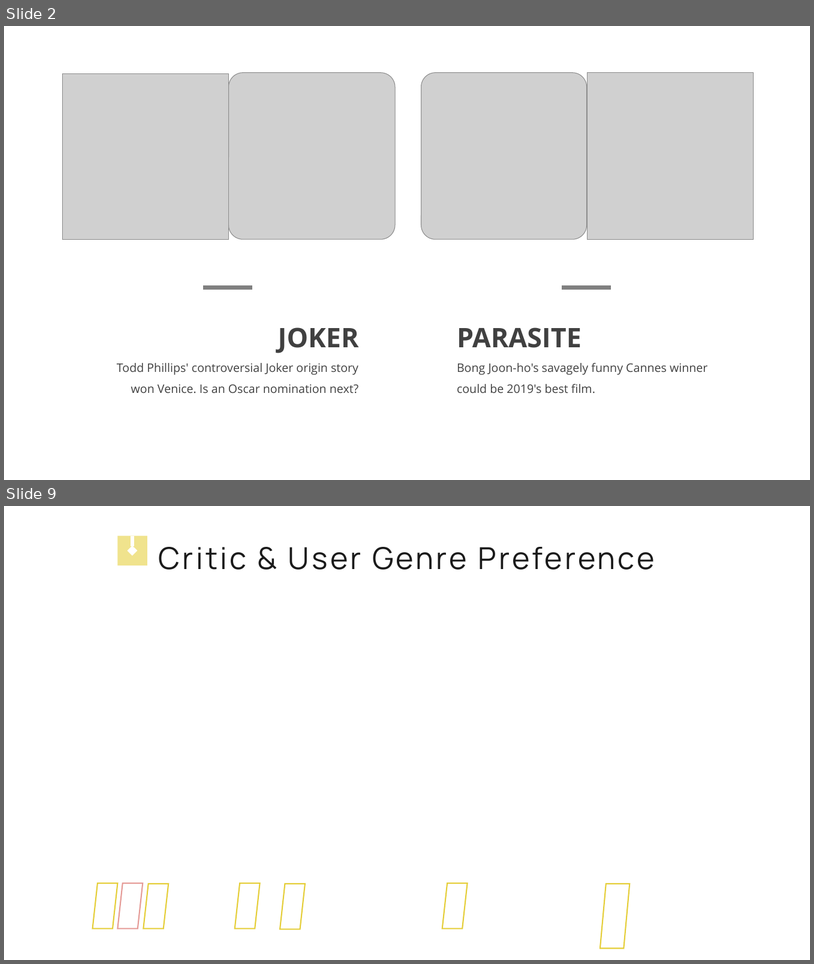
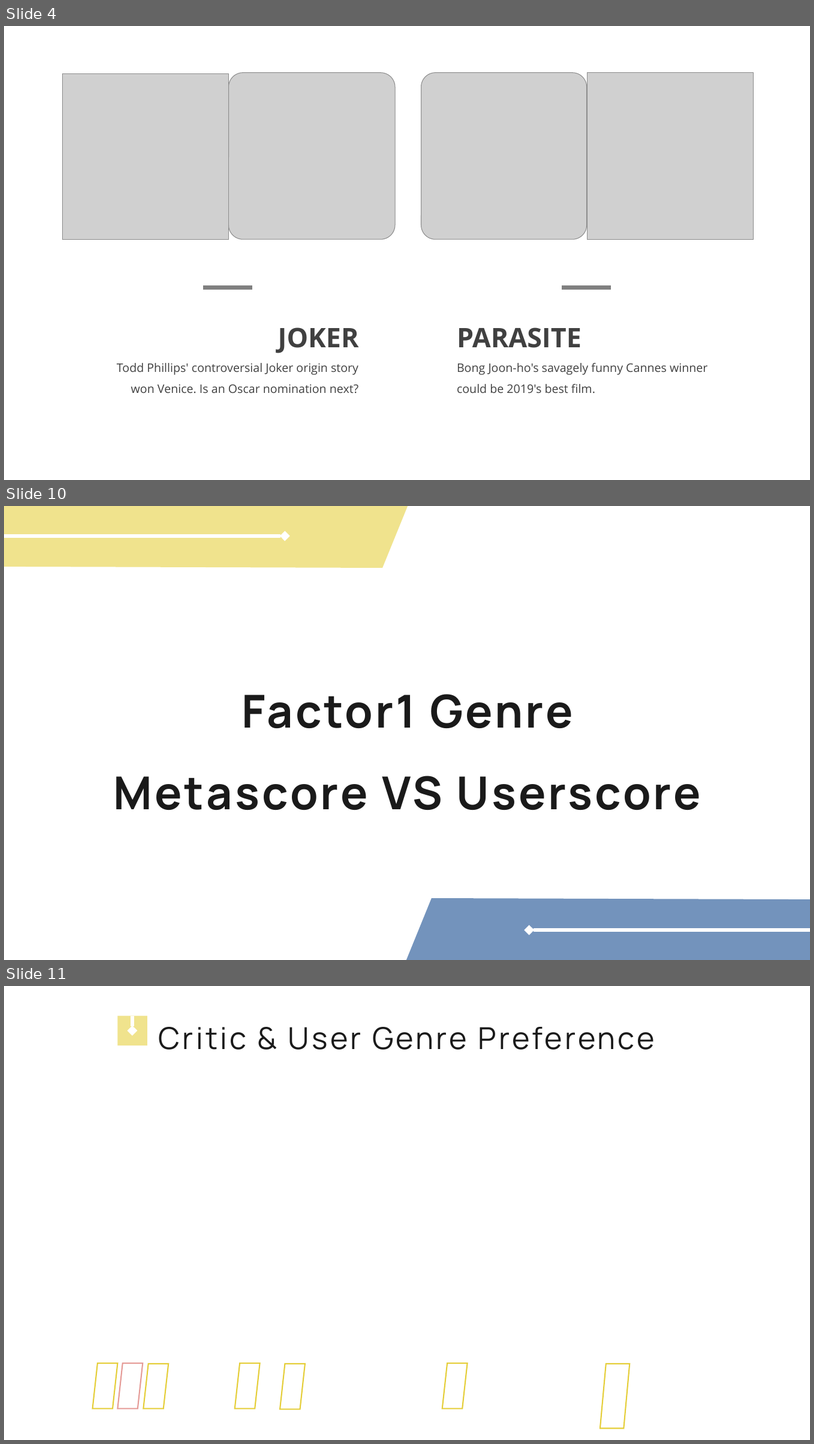
Before and after one commit to miazhx/metacritic, a slide deck: Presentation - Mia.pptx. Shown one above the other, each under a label of ours: slides 2 and 9 before the commit, slides 4, 10 and 11 after it; the slides between them are not shown. The pictures are 814x964 and 814x1444 pixels, drawn with LibreOffice and Linux fonts; fonts in the diff are those of the drawing; grey boxes stand for pictures; background and template pictures are left out. Boxes give left, top, right and bottom in pixels: in the first picture for what was removed or moved away, otherwise in the second. Text is boxed around its words. In the diff, an @@ line names an element or a change of style, - is before the commit and + after.

```diff
--- a/Presentation - Mia.pptx
+++ b/Presentation - Mia.pptx
@@ slide 10 added at (4, 506, 810, 960), background #FFFFFF @@
@@ rectangle added at (4, 506, 810, 960), fill #FFFFFF at 70% opacity @@
@@ freeform shape added at (4, 506, 408, 568), fill #F0E38D @@
@@ arrow added from (4, 536) to (285, 536), #FFFFFF 4 pt @@
@@ text added at (114, 694, 701, 810), 54 pt, text #1A1A1A, bold @@
+Factor1 Genre
+Metascore VS Userscore
@@ freeform shape added at (407, 898, 810, 960), fill #7393BC @@
@@ arrow added from (810, 930) to (530, 930), #FFFFFF 4 pt @@
@@ what was slide 2 is now slide 4 @@
@@ what was slide 9 is now slide 11 @@
```
Also in this commit, not shown: 8 slides changed, 8 other slides added, 4 slides removed, 8 other files.
